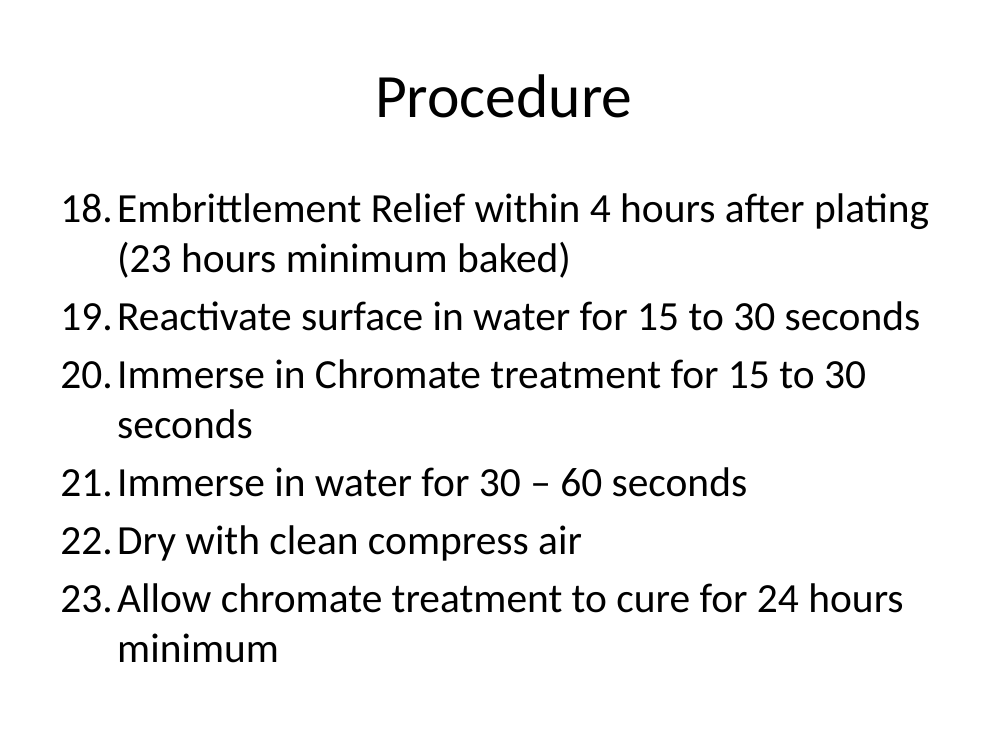
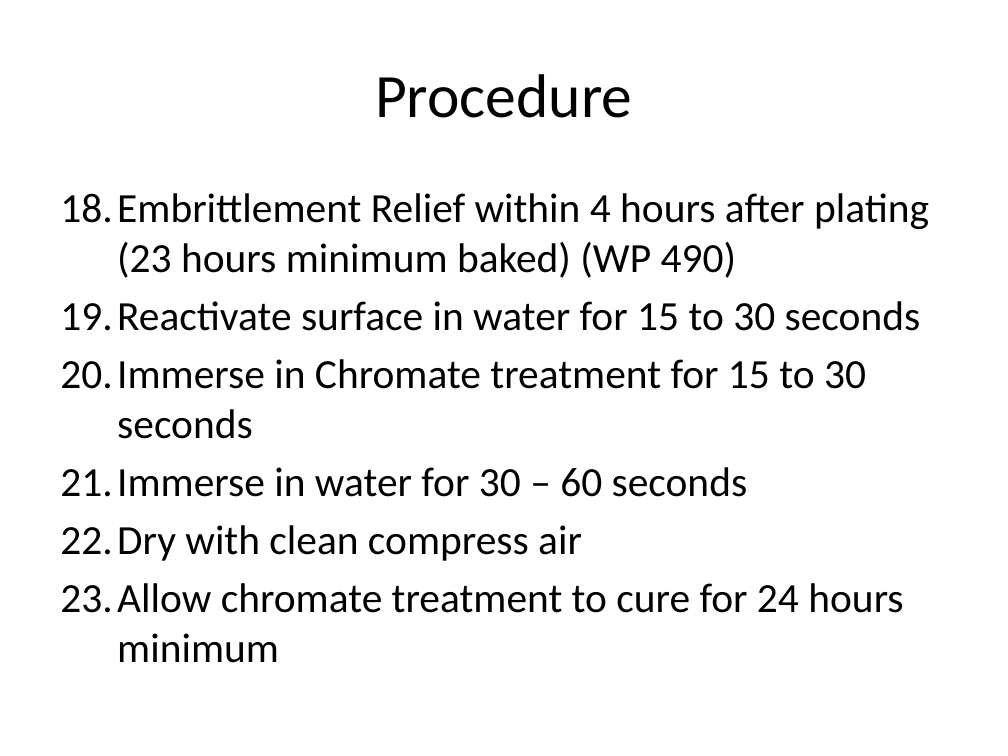
Before and after one commit to hggumich/training, a slide deck: slide 20 of Cad Plating.pptx. Drawn at 1008x756 pixels with LibreOffice and Linux fonts; fonts in the diff are those of the drawing. Boxes give left, top, right and bottom in pixels: in the first picture for what was removed or moved away, otherwise in the second. Text is boxed around its words. In the diff, an @@ line names an element or a change of style, - is before the commit and + after.

Commit message:
Add WP 490 - Stress Relief work procedure

```diff
--- a/Cad Plating.pptx
+++ b/Cad Plating.pptx
@@ text at bbox=[117, 193, 929, 278]: text changed @@
-18. Embrittlement Relief within 4 hours after plating (23 hours minimum baked)
+18. Embrittlement Relief within 4 hours after plating (23 hours minimum baked) (WP 490)
```
